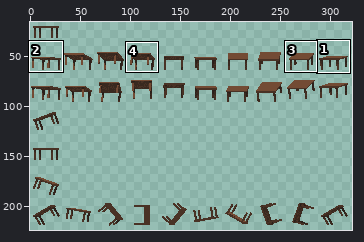
Sprite sheet -- Tables/res/tableSpriteSheet.png. Above, an overview of the earlier version with the close-up marked.
Close-up. The starting point:
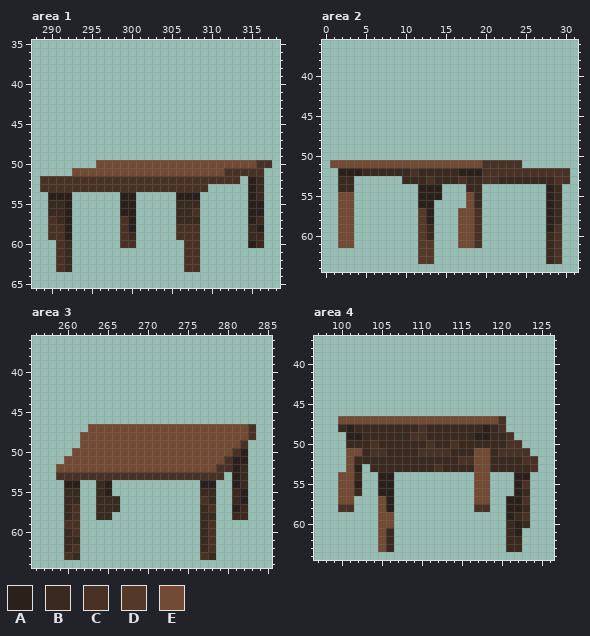
The file is 512x256 pixels. Shown: area 1: x 288..318, y 35..65; area 2: x 0..31, y 36..64; area 3: x 256..285, y 36..64; area 4: x 97..126, y 37..64. The wide view leaves out empty margins. The commit also changed other parts of the picture, which this record leaves out.
Palette (. is transparent): A #2b201a  B #39291f  C #493225  D #543929  E #734b34
The result:
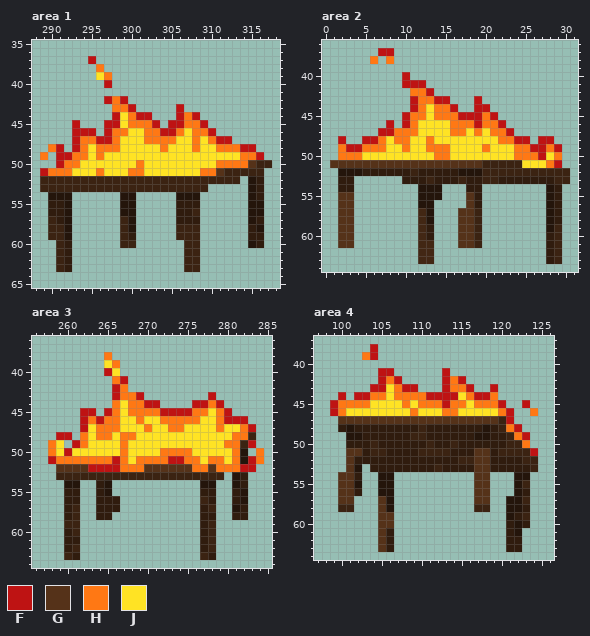
Colours new in this view: F #be1313  G #553219  H #ff7814  J #ffe324
Change:
colour A: #2b201a -> #24150b
colour B: #39291f -> #301c0e
colour C: #493225 -> #3b2312
colour D: #543929 -> #422714
Changed rows in their new state; - is a pixel that keeps its letter.
Area 1:
first column x 289:
37 ------F---------------------
38 -------H--------------------
39 -------JH-------------------
40 --------F-------------------
42 --------FHF-----------------
43 ---------HHF-----F----------
44 ---------FJHFF---FHF--------
45 ----F---FFJHHHF-FFHHF-------
46 ----FFF-FHHJJHHFFHJHHF------
47 ----FHHFFHJJJHHHHJJHJHFF----
48 -HF-FHJHHHJJJJJHJJJHJJHHHFF-
49 H-FFHHJHJJJJJJJJJJJJJJJJJHHF
50 --FHHJJJJJJJHJJJJJJJJJHHHHG-
51 FHHHJJJHJJJHHJJJJJJJHHG-----
Area 2:
first column x 1:
37 ------FF---------------------
38 -----H-H---------------------
40 ---------F-------------------
41 ---------FFF-----------------
42 ----------HHF----------------
43 ----------FHHFF---F----------
44 ----------FHJHHF--FF---------
45 ---------FHHJHHHFFFHF--------
46 -------F-FHJJJJHHHFHHF-------
47 ------FFHHHJJJJHHJHJHHF------
48 -F--FFHJHHJJHJJJJJJJJHHFF-FF-
49 -HFFHHHJJHJJHHHJJJJHJJJHHFFHF
50 -HHHJJJJJJJJJHHJJJJJJJJHHHFJH
51 GGGGGGGGGGGGGGGGGGG-----JJJHF
first column x 2:
55 GG--------------G
56 GG--------------G
57 GG-------------GG
58 GG-------------GG
59 GG-------------GG
60 GG-------------GG
61 GG-------------GG
Area 3:
first column x 258:
38 -------H-------------------
39 -------JH------------------
40 -------FJ------------------
41 --------HF-----------------
42 --------FH-----------------
43 --------FHHF--------F------
44 --------HJHHFF----FFHF-----
45 ----FF-FHJHHHHFFFFHHJHF----
46 ----FHFHHJJHJJHHHHHJJHFFF--
47 ----FJHHHJJJHJJHHJJJJHJJHF-
48 -FF-HJHHJHHJJJJJJJJJJJJHH--
49 HJ-FHJJJJHJJJJJJJJJJJJHH-F-
50 HJFJJJJJJHJJJJHHHHJJJJJH--H
51 FHHHHHHHFHJHHHHFFHHJHHJH-FH
52 -GGGGFFFFHHHGGGGGGHHGHHHFF-
Area 4:
first column x 99:
38 -----F--------------------
39 ----HF--------------------
41 ------FF------F-----------
42 ------FHF-----FHF---------
43 -----FFJHFF---FHHF--F-----
44 -F-FFHHJHHHHFFFFJHFFH-----
45 FHHHHJJJJHJHHHFHHJHHHF--F-
46 FHJJJJJJJJHJJJHHJJJJJHF--H
47 -GGGGGGGGGGGGGGGGGGGG-F---
48 ----------------------HF--
49 -----------------------HF-
50 ------------------------H-
51 --GG--------------GG-----F
52 --G---------------GG------
53 --G---------------GG------
54 -GG---------------GG------
55 -GG---------------GG------
56 -GG---------------GG------
57 -GG---G-----------GG------
58 ------G-------------------
59 ------GG------------------
60 ------GG------------------
61 ------G-------------------
62 ------G-------------------
63 ------G-------------------
Changed places in both close-ups, as pixel boxes (x1, y1, x2, y2):
changed: (40, 56, 272, 272)
changed: (330, 48, 570, 264)
changed: (48, 352, 264, 560)
changed: (330, 344, 538, 552)
